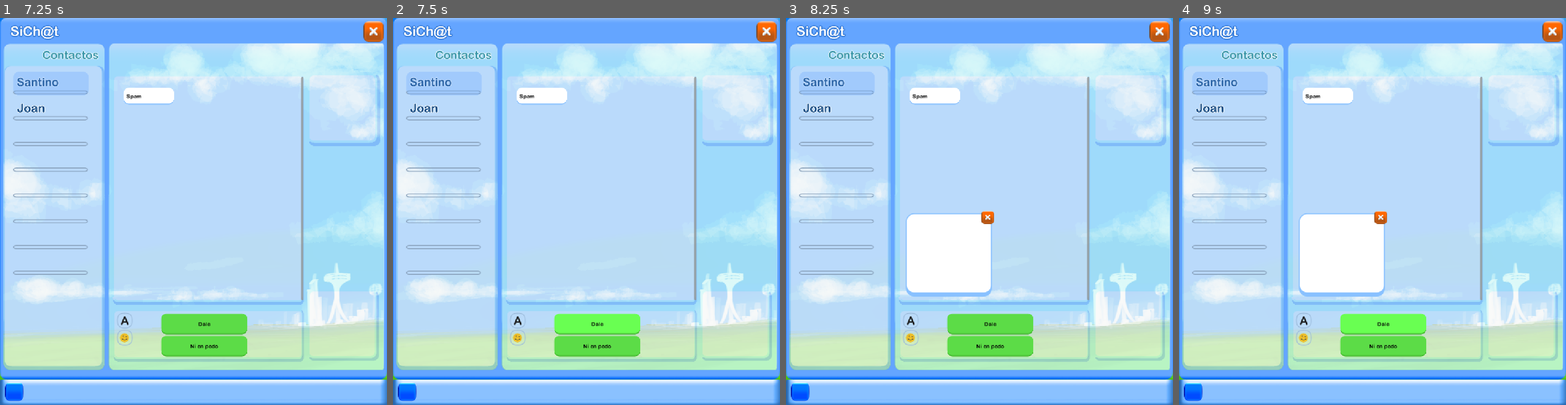
Above: before the commit, frames 1-4 (left to right).
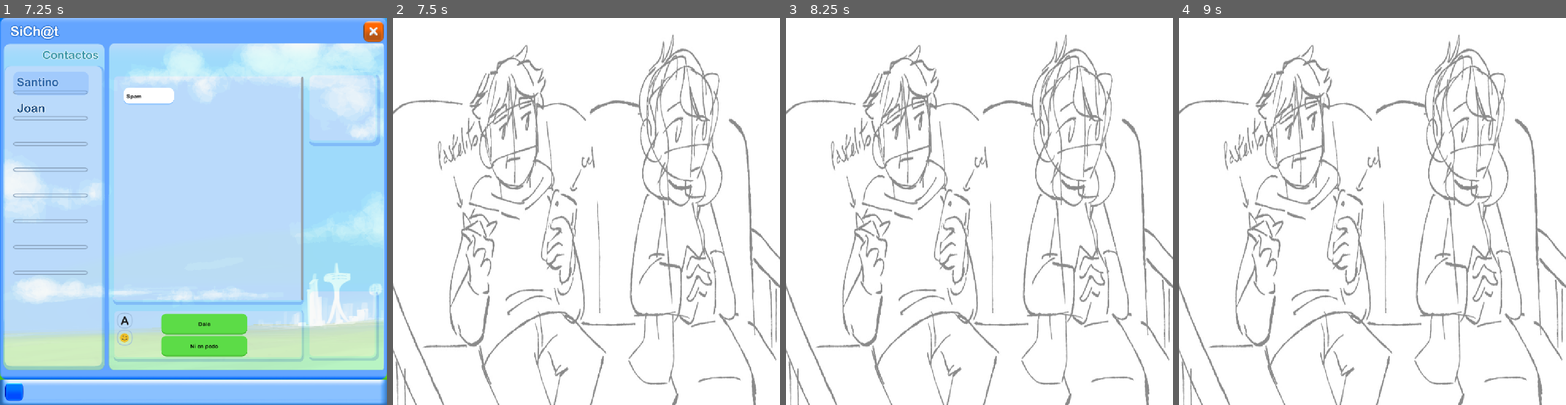
Above: after the commit, the same moments.

Repository: ParmindSane/WGJ2026
Game: Godot game, scene res://menu/menu.tscn
Two runs of this game, one before a commit and one after it. Both use one fixed random seed, a clock stepped at 60 frames per second and the inputs below.
Inputs (mouse positions are in pixels of both pictures, inside the frame that each line leads up to):
- Up to frame 1 (7.25 s): click "Jugar" at 0.5 s; click (50, 83) at 1.25 s; click (50, 107) at 2 s; click (375, 29) at 2.75 s; click "Jugar" at 3.5 s; tap Enter at 4.25, 5.75 s; tap Space at 5, 6.5 s
- Up to frame 2 (7.5 s): click "Dale" at 7.25 s
- Up to frame 3 (8.25 s): click (991, 346) at 8 s, where only the run before the commit has a clickable "Ni en pedo"
- Up to frame 4 (9 s): click (1384, 323) at 8.75 s, where only the run before the commit has a clickable "Dale"

Frame 1 is identical in both runs. In frame 2, 97% of the frame differs, in the area x 0-100%, y 0-100%; in frame 3, 94%; in frame 4, 94%.
Error before the commit: Invalid type in function 'goToScene' in base 'Node (theMaster.gd)'. Cannot convert argument 2 from Nil to int. (res://mensajes/opciones.gd:31)

Commit message:
anda faltan dialogos y assets

Diff:
--- a/chatApp/chat.tscn
+++ b/chatApp/chat.tscn
@@ -149,6 +149,7 @@
 buttYes = NodePath("Yes")
 buttNo = NodePath("Nou")
 sonidos = NodePath("AudioStreamPlayer")
+badEnding = 1
 metadata/_edit_group_ = true
 
 [node name="Yes" type="Button" parent="chat1/Opciones" unique_id=1028435532]
@@ -279,7 +280,7 @@
 buttYes = NodePath("Yes")
 buttNo = NodePath("Nou")
 sonidos = NodePath("AudioStreamPlayer")
-badEnding = 1
+badEnding = 2
 metadata/_edit_group_ = true
 
 [node name="Yes" type="Button" parent="chat2/Opciones" unique_id=1197233659]
--- a/endings/endings.gd
+++ b/endings/endings.gd
@@ -9,5 +9,6 @@
 func _ready():
 	rect.texture = finales[TheMaster.final]
 
+	salir.hide()
 	await get_tree().create_timer(float(2)).timeout
 	salir.show()
--- a/endings/endings.tscn
+++ b/endings/endings.tscn
@@ -10,7 +10,7 @@
 
 [node name="Endings" type="Node2D" unique_id=926334577 node_paths=PackedStringArray("rect", "salir")]
 script = ExtResource("1_3ll0e")
-finales = Dictionary[int, Texture2D]({
+finales = Dictionary[Variant, Texture2D]({
 0: ExtResource("2_wive2"),
 1: ExtResource("3_incsw"),
 2: ExtResource("4_incsw")
@@ -19,6 +19,7 @@
 salir = NodePath("Cerrar")
 
 [node name="CanvasLayer" type="CanvasLayer" parent="." unique_id=2088463622]
+layer = -5
 
 [node name="TextureRect" type="TextureRect" parent="CanvasLayer" unique_id=1465599895]
 anchors_preset = 15
--- a/menu/theMaster.gd
+++ b/menu/theMaster.gd
@@ -3,7 +3,13 @@
 @onready var sonido: AudioStreamPlayer = $AudioStreamPlayer
 
 var menu := preload("res://menu/menu.tscn")
-var final := 0
+
+enum finales {
+	bueno,
+	malo1,
+	malo2
+}
+var final := finales.bueno
 
 func _ready() -> void:
 	connect_buttons(get_tree().root)
@@ -26,12 +32,6 @@
 	sonido.play()
 
 
-enum finales {
-	malo1,
-	malo2,
-	bueno,
-	salir
-}
 func goToScene(_escena: PackedScene, _final: finales):
 	final = _final
 	get_tree().change_scene_to_packed(_escena)
